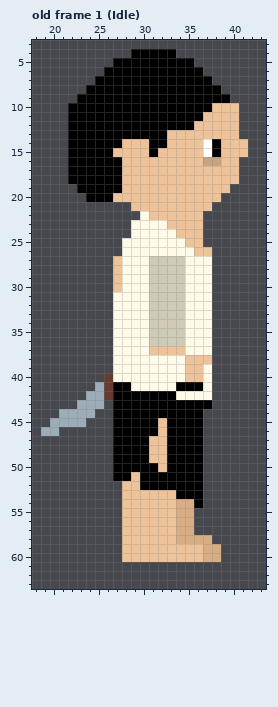
Edited in one commit: pixel-art file (assets/personajes/protagonista.aseprite). The first picture shows the starting point.
64x64 pixels, 10 frames. Shown: old frame 1 (Idle): x 18..43, y 3..63. The commit also changed other frames, which this record leaves out.
New version:
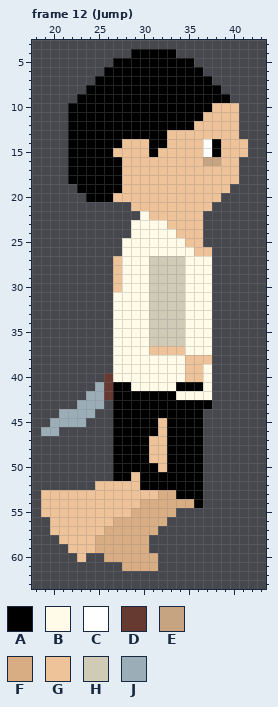
Palette (. is transparent): A #000000  B #fffbe8  C #ffffff  D #663931  E #c6a381  F #d9ad84  G #eec39a  H #d0cbb7  J #9badb7
A new or re-ordered frame is compared with the old frame closest to it.
Message: Acomodo de archivo
Change:
{"change": "frames 10 -> 13"}
{"where": "frame 12 (Jump) is new; against old frame 1 (Idle), layer \"Legs\""}
{"frame":12,"y":52,"x":25,"old":"...","new":"GGG"}
{"frame":12,"y":53,"x":19,"old":".........","new":"GGGGGGGGG"}
{"frame":12,"y":53,"x":32,"old":"GG","new":"FF"}
{"frame":12,"y":54,"x":19,"old":".........","new":"GGGGGGGGG"}
{"frame":12,"y":54,"x":30,"old":"GGGG","new":"FFFF"}
{"frame":12,"y":55,"x":19,"old":".........","new":"GGGGGGGGG"}
{"frame":12,"y":55,"x":29,"old":"GGGGGFF","new":"FFFFF.."}
{"frame":12,"y":56,"x":20,"old":"........GGGGGGFF","new":"GGGGGGGFFFFFF..."}
{"frame":12,"y":57,"x":20,"old":"........GGGGGGFF","new":"GGGGGGFFFFFF...."}
{"frame":12,"y":58,"x":21,"old":".......GGGGGGFFFF","new":"GGGGFFFFFF......."}
{"frame":12,"y":59,"x":22,"old":"......GGGGGGGGGFF","new":"GGGFFFFFF........"}
{"frame":12,"y":60,"x":23,"old":".","new":"G"}
{"frame":12,"y":60,"x":26,"old":"..GGGGGGGGGFF","new":"FFFFFF......."}
{"frame":12,"y":61,"x":28,"old":"....","new":"FFFF"}
